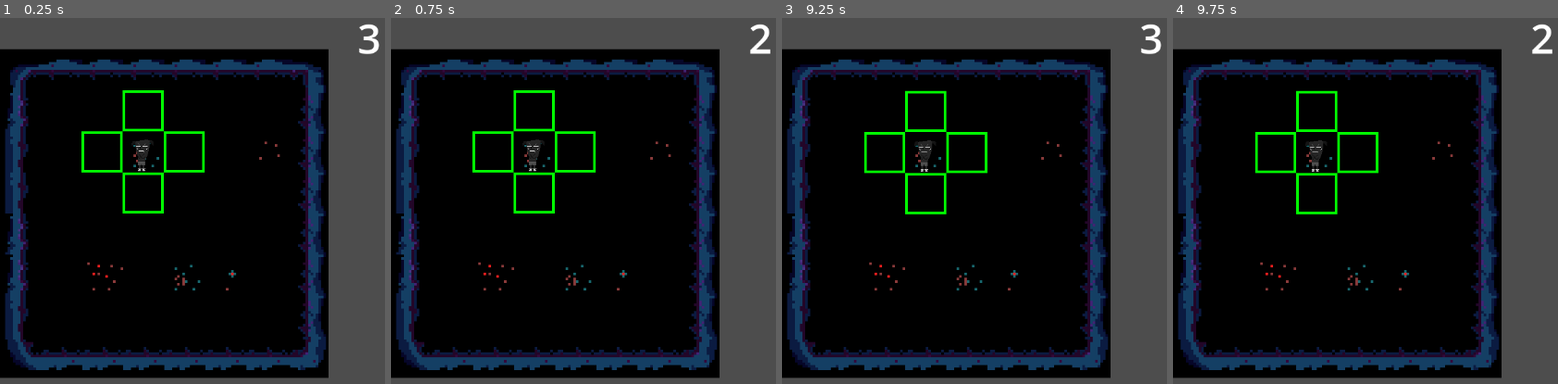
Above: before the commit, frames 1-4 (left to right).
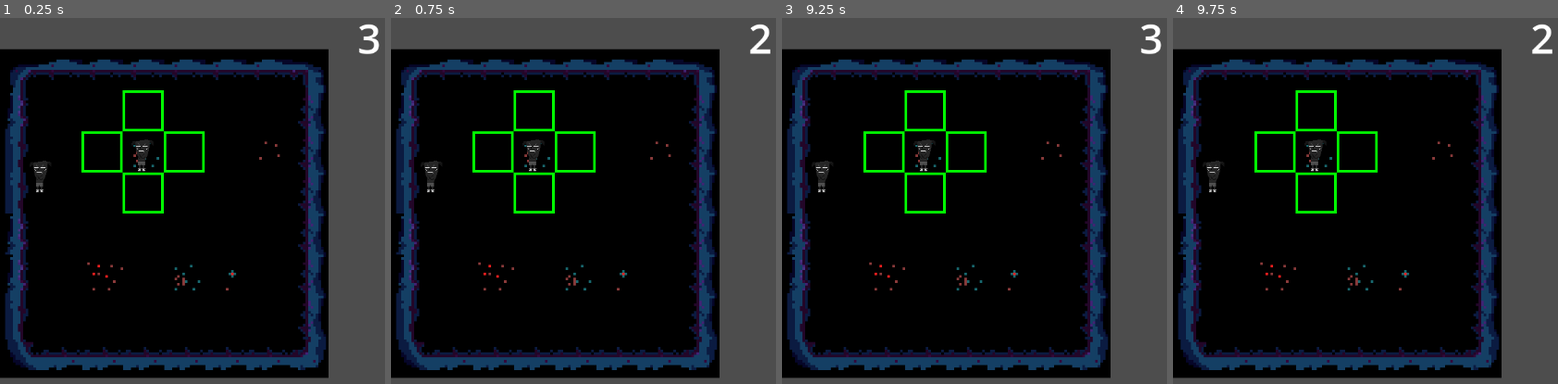
Above: after the commit, the same moments.

Repository: x8c8r/icojam2023
Game: Godot game, scene res://Scenes/InitScene.tscn
Two runs of this game, one before a commit and one after it. Both use one fixed random seed, a clock stepped at 60 frames per second and the inputs below.
Inputs (mouse positions are in pixels of both pictures, inside the frame that each line leads up to):
- Up to frame 1 (0.25 s): no input
- Up to frame 2 (0.75 s): tap Enter at 0.5 s; move the mouse to (outside the picture) at 0.52 s; click (outside the picture) at 0.6 s
- Up to frame 3 (9.25 s): click (outside the picture) at 1.25 s; move the mouse to (1005, 237) at 1.27 s; tap A (action_toggle_move_attack) every 2.25 s from 1.35 to 8.1 s; click (1005, 237) at 1.55 s; click (1005, 237) at 2 s; move the mouse to (outside the picture) at 2.02 s; click (outside the picture) at 2.1 s; move the mouse to (1113, 299) at 2.77 s; click (1113, 299) at 2.85 s; click (1113, 299) at 3.5 s; move the mouse to (outside the picture) at 3.52 s; click (outside the picture) at 3.8 s; click (outside the picture) at 4.25 s; move the mouse to (928, 153) at 4.27 s; click (928, 153) at 4.35 s; click (928, 153) at 5 s; move the mouse to (outside the picture) at 5.02 s; click (outside the picture) at 5.1 s; move the mouse to (1039, 113) at 5.77 s; click (1039, 113) at 6.05 s; move the mouse to (outside the picture) at 6.52 s; click (outside the picture) at 6.6 s; move the mouse to (1005, 237) at 7.27 s; click (1005, 237) at 7.35 s; move the mouse to (outside the picture) at 8.02 s; click (outside the picture) at 8.3 s; move the mouse to (1113, 299) at 8.77 s; click (1113, 299) at 8.85 s
- Up to frame 4 (9.75 s): move the mouse to (outside the picture) at 9.52 s; click (outside the picture) at 9.6 s

The runs differ from the first frame. In frame 1, 0.2% of the frame differs, in the area x 8-13%, y 38-48%; in frame 2, 0.2%; in frame 3, 1.3%, in the area x 8-54%, y 19-54%; in frame 4, 1.3%.

Commit message:
enemy

Diff:
--- a/Autoload/game_manager.gd
+++ b/Autoload/game_manager.gd
@@ -1,4 +1,6 @@
 class_name game_manager extends Node
+
+var floor:int = 1
 
 ## Emitted when the time for the turn runs out
 signal turn_ended
--- a/Autoload/grid_helper.gd
+++ b/Autoload/grid_helper.gd
@@ -3,12 +3,18 @@
 func get_cell_pos_in_tilemap(tilemap:TileMap, position:Vector2) -> Vector2i:
 	return tilemap.local_to_map(position)
 
+func get_cell_pos_in_world(tilemap:TileMap, position:Vector2) -> Vector2i:
+	return tilemap.map_to_local(position)
+
 func is_valid_movement(tilemap:TileMap, target_pos:Vector2, current_pos:Vector2) -> bool:
+	print("T: ", target_pos, " C: ", current_pos)
 	var cell_exists:TileData = tilemap.get_cell_tile_data(0, target_pos)
 	if cell_exists: # There is a tile at that place
+
 		return false
 	else:
 		if current_pos.distance_to(target_pos) > 1: # Target pos is too far away
+			print(current_pos.distance_to(target_pos))
 			return false
 		else:
 			return true
--- /dev/null
+++ b/Objects/Enemy/BaseEnemy.gd
@@ -0,0 +1,19 @@
+class_name BaseEnemy extends Entity
+
+@export var level:int = 1
+@export var max_tile_per_turn:int = 1
+@export var damage:int = 1
+
+# MOVEMENT
+var move_tile_target:Vector2
+var prev_move_tile_target:Vector2 = move_tile_target
+
+func end_move_state() -> void:
+	var tilesized_pos:Vector2i = GridHelper.get_cell_pos_in_tilemap(tilemap, position)
+	var rand_move:Vector2 = Vector2(tilesized_pos.x + randi_range(-1, 1), tilesized_pos.y + randi_range(-1, 1))
+	if GridHelper.is_valid_movement(tilemap, rand_move, GridHelper.get_cell_pos_in_tilemap(tilemap, position)):
+		move_tile_target = rand_move
+
+	if move_tile_target != prev_move_tile_target:
+		move(move_tile_target)
+	prev_move_tile_target = move_tile_target
--- /dev/null
+++ b/Objects/Enemy/BaseEnemy.tscn
@@ -0,0 +1,10 @@
+[gd_scene load_steps=3 format=3 uid="uid://bajdp7ktcxnb6"]
+
+[ext_resource type="Script" path="res://Objects/Enemy/BaseEnemy.gd" id="1_212cu"]
+[ext_resource type="Texture2D" uid="uid://cx1v44qv0wmas" path="res://Sprites/pixilart-drawing.png" id="2_j0or0"]
+
+[node name="BaseEnemy" type="Node2D"]
+script = ExtResource("1_212cu")
+
+[node name="Sprite2D" type="Sprite2D" parent="."]
+texture = ExtResource("2_j0or0")
--- /dev/null
+++ b/Objects/Entity/entity.gd
@@ -0,0 +1,67 @@
+class_name Entity extends Node2D
+
+# INITIALIZATION
+
+@export var base_hp:int = 3
+var hp:int = base_hp
+
+@onready var tilemap:TileMap = get_tree().current_scene.get_node("Collision")
+
+func _ready():
+	GameManager.turn_ended.connect(end_turn)
+
+func _process(delta):
+	process_state()
+
+func move(target_pos:Vector2i) -> void:
+	var pos = GridHelper.get_cell_pos_in_world(tilemap, target_pos)
+	position = pos
+
+## STATES
+enum entityState {
+	MOVE,
+	ATTACK
+}
+var current_state:entityState = entityState.MOVE
+
+func change_state(target_state:entityState) -> void:
+	current_state = target_state
+
+func get_current_state() -> entityState:
+	return current_state
+
+func process_state() -> void: # ACTION THAT THE ENTITY CAN PERFORM BEFORE THE TURN ENDS
+	match current_state	:
+		entityState.MOVE:
+			move_state()
+		entityState.ATTACK:
+			attack_state()
+
+func move_state() -> void:
+	pass
+
+func attack_state() -> void:
+	pass
+
+func process_end_state() -> void: # THE ACTUAL ACTION THAT HAPPENS AT THE END OF THE TURN
+	match current_state:
+		entityState.MOVE:
+			end_move_state()
+		entityState.ATTACK:
+			end_attack_state()
+	pass
+
+func end_attack_state() -> void:
+	pass
+
+func end_move_state() -> void:
+	pass
+
+func reset_state_stuff() -> void:
+	pass
+
+# END OF TURN
+func end_turn() -> void:
+	print("END OF A TURN")
+	process_end_state()
+	reset_state_stuff()
--- /dev/null
+++ b/Objects/Entity/entity.tscn
@@ -0,0 +1,6 @@
+[gd_scene load_steps=2 format=3 uid="uid://dchdlpggfwisq"]
+
+[ext_resource type="Script" path="res://Objects/Entity/entity.gd" id="1_d2mff"]
+
+[node name="Entity" type="Node2D"]
+script = ExtResource("1_d2mff")
--- a/Objects/Player/player.gd
+++ b/Objects/Player/player.gd
@@ -1,36 +1,28 @@
-extends Node2D
+extends Entity
 
 # INITIALIZATION
-@onready var tilemap:TileMap = get_tree().current_scene.get_node("Collision")
 
-func _ready():
-	GameManager.turn_ended.connect(end_turn)
+var inputs:Dictionary
 
 # MOVEMENT
 var move_tile_target:Vector2
 var prev_move_tile_target:Vector2 = move_tile_target
 
-const MOVEMENT_SIZE = 64
-
-func move(target_pos:Vector2i) -> void:
-	var tilemap:TileMap = get_tree().current_scene.get_node("Collision")
-	var pos = tilemap.map_to_local(target_pos)
-	position = pos
-
 ## OUTLINE
 @onready var outlines:Array = [$Icon, $Icon2, $Icon3, $Icon4]
 func color_outline() -> void:
 	match get_current_state():
-		playerState.MOVE:
+		entityState.MOVE:
 			for n in len(outlines):
 				var out:Sprite2D = outlines[n]
 				out.modulate = Color.GREEN
 
 func move_outline(target_pos:Vector2) -> void:
-	$Icon.visible = GridHelper.is_valid_movement($"../Collision", GridHelper.get_cell_pos_in_tilemap($"../Collision", position)+Vector2i.RIGHT, GridHelper.get_cell_pos_in_tilemap($"../Collision", position))
-	$Icon2.visible = GridHelper.is_valid_movement($"../Collision", GridHelper.get_cell_pos_in_tilemap($"../Collision", position)+Vector2i.LEFT, GridHelper.get_cell_pos_in_tilemap($"../Collision", position))
-	$Icon3.visible = GridHelper.is_valid_movement($"../Collision", GridHelper.get_cell_pos_in_tilemap($"../Collision", position)+Vector2i.DOWN, GridHelper.get_cell_pos_in_tilemap($"../Collision", position))
-	$Icon4.visible = GridHelper.is_valid_movement($"../Collision", GridHelper.get_cell_pos_in_tilemap($"../Collision", position)+Vector2i.UP, GridHelper.get_cell_pos_in_tilemap($"../Collision", position))
+	pass
+	#$Icon.visible = GridHelper.is_valid_movement($"../Collision", GridHelper.get_cell_pos_in_tilemap($"../Collision", position)+Vector2i.RIGHT, GridHelper.get_cell_pos_in_tilemap($"../Collision", position))
+	#$Icon2.visible = GridHelper.is_valid_movement($"../Collision", GridHelper.get_cell_pos_in_tilemap($"../Collision", position)+Vector2i.LEFT, GridHelper.get_cell_pos_in_tilemap($"../Collision", position))
+	#$Icon3.visible = GridHelper.is_valid_movement($"../Collision", GridHelper.get_cell_pos_in_tilemap($"../Collision", position)+Vector2i.DOWN, GridHelper.get_cell_pos_in_tilemap($"../Collision", position))
+	#$Icon4.visible = GridHelper.is_valid_movement($"../Collision", GridHelper.get_cell_pos_in_tilemap($"../Collision", position)+Vector2i.UP, GridHelper.get_cell_pos_in_tilemap($"../Collision", position))
 
 # LOOP
 func check_inputs() -> Dictionary:
@@ -46,59 +38,55 @@
 	pass
 
 func _process(delta:float):
-	var inputs:Dictionary = check_inputs()
+	inputs = check_inputs()
+	handle_inputs(inputs)
 
-	handle_inputs(inputs)
-	process_state(inputs)
+	super(delta)
 
 	color_outline()
 	move_outline(get_viewport().get_mouse_position())
 
 # STATES
-enum playerState {
-	MOVE,
-	ATTACK
-}
 
-var current_state:playerState = playerState.MOVE
-
-func change_state(target_state:playerState) -> void:
+func change_state(target_state:entityState) -> void:
 	current_state = target_state
 
-func get_current_state() -> playerState:
+func get_current_state() -> entityState:
 	return current_state
 
 func state_change() -> void:
-	if current_state == playerState.ATTACK:
-		current_state = playerState.MOVE
+	if current_state == entityState.ATTACK:
+		current_state = entityState.MOVE
 	else:
-		current_state = playerState.ATTACK
+		current_state = entityState.ATTACK
 
 	print("Changed state to: ", str(current_state))
 
-func process_state(inputs:Dictionary) -> void: # ACTION THAT THE PLAYER CAN PERFORM BEFORE THE TURN ENDS
+func process_state() -> void: # ACTION THAT THE PLAYER CAN PERFORM BEFORE THE TURN ENDS
 	match current_state	:
-		playerState.MOVE:
-			move_state(inputs)
-		playerState.ATTACK:
-			attack_state(inputs)
+		entityState.MOVE:
+			move_state()
+		entityState.ATTACK:
+			attack_state()
 
-func attack_state(inputs:Dictionary) -> void:
+func attack_state() -> void:
+	super()
 	pass
 
-func move_state(inputs:Dictionary) -> void:
+func move_state() -> void:
+	super()
 	if inputs.confirm_action:
 		var pos = GridHelper.get_cell_pos_in_tilemap(tilemap, get_viewport().get_mouse_position())
 
-		if GridHelper.is_valid_movement(tilemap,GridHelper.get_cell_pos_in_tilemap(tilemap, position),pos):
-			move_tile_target = pos
+		#if GridHelper.is_valid_movement(tilemap,GridHelper.get_cell_pos_in_tilemap(tilemap, position),pos):
+			#move_tile_target = pos
 	pass
 
 func process_end_state() -> void: # THE ACTUAL ACTION THAT HAPPENS AT THE END OF THE TURN
 	match current_state:
-		playerState.MOVE:
+		entityState.MOVE:
 			end_move_state()
-		playerState.ATTACK:
+		entityState.ATTACK:
 			end_attack_state()
 	pass
 
@@ -113,9 +101,3 @@
 
 func reset_state_stuff() -> void:
 	pass
-
-# END OF TURN
-func end_turn() -> void:
-	print("END OF A TURN")
-	process_end_state()
-	reset_state_stuff()
--- a/Scenes/InitScene.tscn
+++ b/Scenes/InitScene.tscn
@@ -1,9 +1,10 @@
-[gd_scene load_steps=7 format=3 uid="uid://c7i2je550pg0r"]
+[gd_scene load_steps=8 format=3 uid="uid://c7i2je550pg0r"]
 
 [ext_resource type="Script" path="res://Systems/Inventory/inventory.gd" id="1_uwmls"]
 [ext_resource type="PackedScene" uid="uid://c0g5g5d5km30u" path="res://Objects/Player/player.tscn" id="2_pvvyv"]
 [ext_resource type="Texture2D" uid="uid://bjqwolyrs4mcu" path="res://Sprites/basictilesetresize.png" id="3_sk0pw"]
 [ext_resource type="PackedScene" uid="uid://rb23gg0owvx4" path="res://Objects/UI/UI.tscn" id="4_sh2uc"]
+[ext_resource type="PackedScene" uid="uid://bajdp7ktcxnb6" path="res://Objects/Enemy/BaseEnemy.tscn" id="4_vkt8n"]
 
 [sub_resource type="TileSetAtlasSource" id="TileSetAtlasSource_spaxg"]
 texture = ExtResource("3_sk0pw")
@@ -85,4 +86,7 @@
 [node name="player" parent="." instance=ExtResource("2_pvvyv")]
 position = Vector2(223, 223)
 
+[node name="BaseEnemy" parent="." instance=ExtResource("4_vkt8n")]
+position = Vector2(64, 256)
+
 [node name="UI" parent="." instance=ExtResource("4_sh2uc")]
